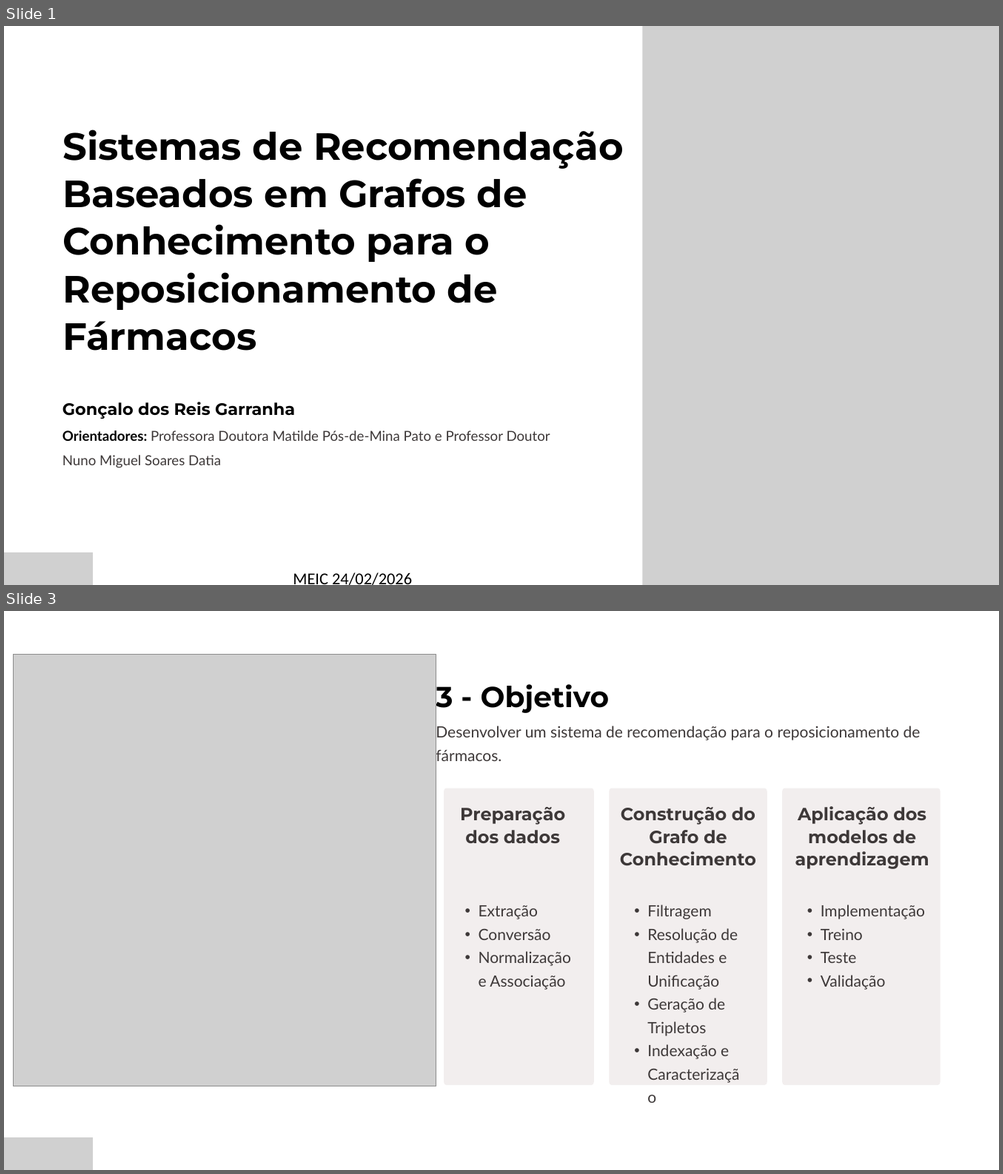
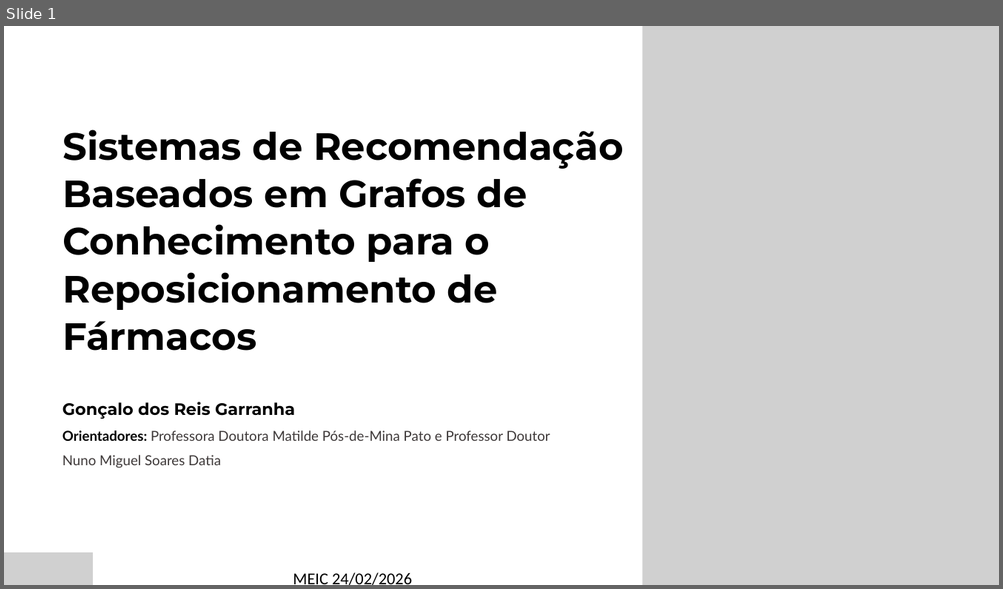
Before and after one commit to GoncaloGarranha/drug-recommender-system, a slide deck: docs/deliverables/TFM-fase-desenvolvimento.pptx. Shown one above the other, each under a label of ours: slides 1 and 3 before the commit, slide 1 after it; the slides between them are not shown. The pictures are 1003x1174 and 1003x589 pixels, drawn with LibreOffice and Linux fonts; fonts in the diff are those of the drawing; grey boxes stand for pictures. Boxes give left, top, right and bottom in pixels: in the first picture for what was removed or moved away, otherwise in the second. Text is boxed around its words. In the diff, an @@ line names an element or a change of style, - is before the commit and + after.

```diff
--- a/docs/deliverables/TFM-fase-desenvolvimento.pptx
+++ b/docs/deliverables/TFM-fase-desenvolvimento.pptx
@@ slide 3 removed at [4,611,999,1170], background #000000 @@
@@ freeform shape removed at [4,611,999,1170] @@
@@ freeform shape removed at [4,611,999,1170] @@
@@ picture removed at [13,655,435,1086] @@
@@ text removed at [435,679,609,715] @@
-3 - Objetivo
@@ text removed at [435,724,920,765] @@
-Desenvolver um sistema de recomendação para o reposicionamento de fármacos.
@@ freeform shape removed at [444,789,594,1085] @@
@@ text removed at [460,807,565,843] @@
-Preparação dos dados
@@ freeform shape removed at [609,789,767,1085] @@
@@ text removed at [620,807,756,866] @@
-Construção do Grafo de Conhecimento
@@ freeform shape removed at [782,789,940,1085] @@
@@ text removed at [795,806,929,869] @@
-Aplicação dos modelos de aprendizagem
@@ text removed at [478,906,571,990] @@
-  • Extração
-  • Conversão
-  • Normalização e Associação
@@ text removed at [647,905,737,1059] @@
-  • Filtragem
-  • Resolução de Entidades e Unificação
-  • Geração de Tripletos
-  • Indexação e Caracterização
@@ text removed at [820,905,925,990] @@
-  • Implementação
-  • Treino
-  • Teste
-  • Validação
@@ picture removed at [4,1138,93,1170] @@
```
Also in this commit, not shown: 2 slides changed, 1 slide added, 42 other files.
